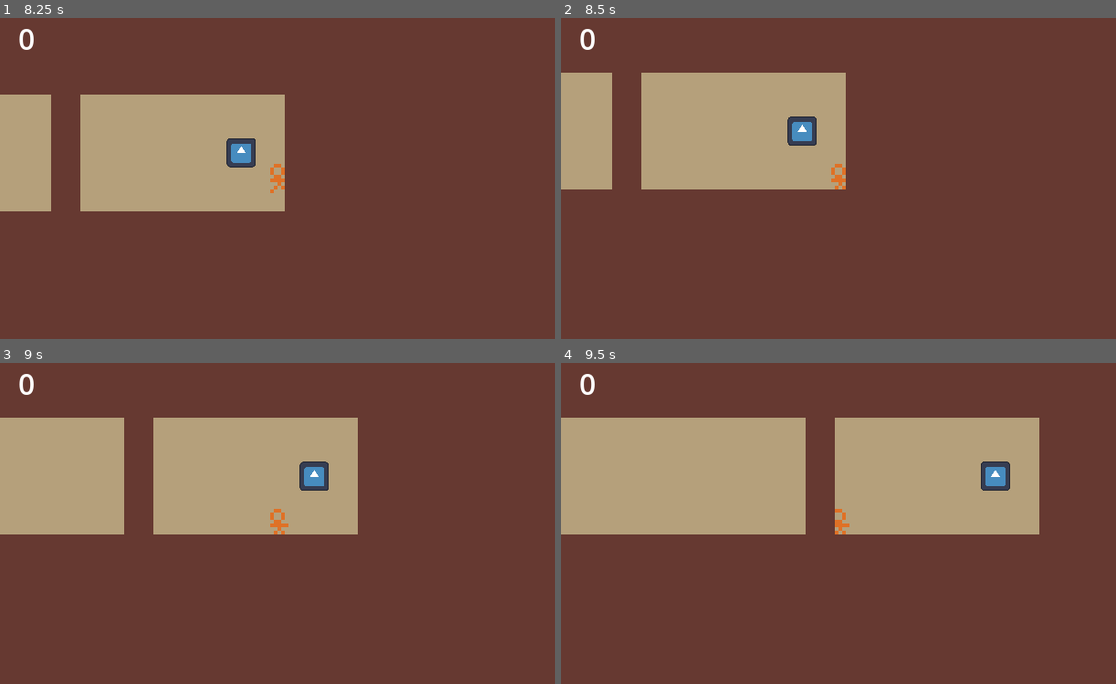
Above: before the commit, frames 1-4 (two rows, left to right).
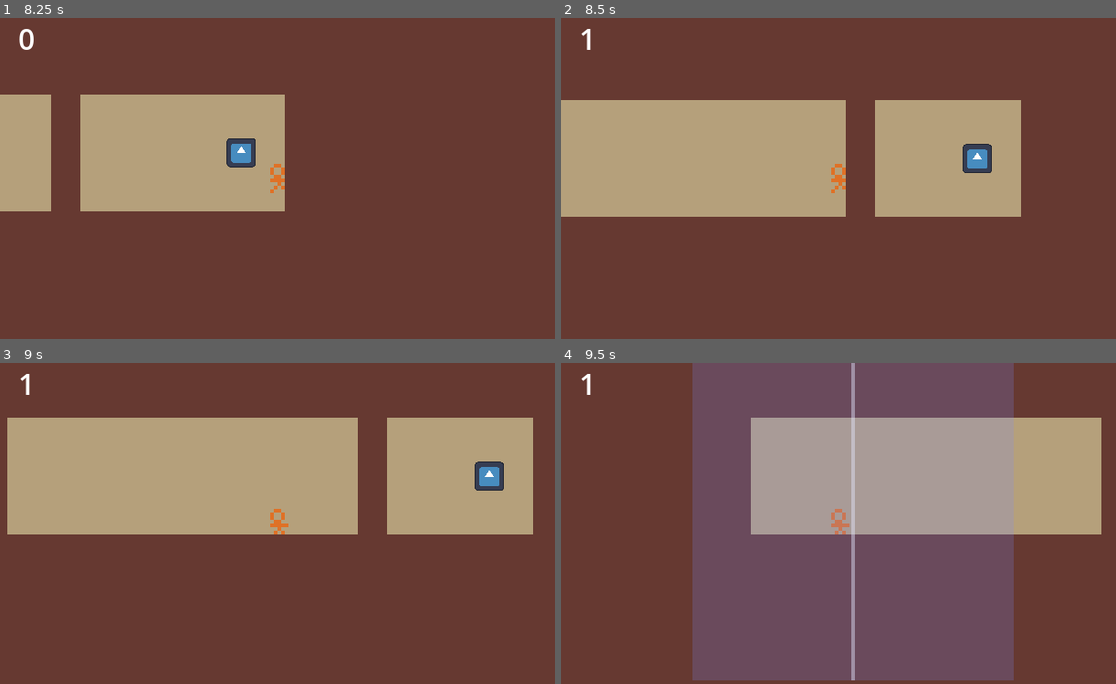
Above: after the commit, the same moments.

Repository: Medow3/Occulant
Game: Godot game, scene res://src/puzzle/puzzles/puzzle1.tscn
Same seed, same stepped clock (60 frames per second), same inputs: the game is played once before the commit and once after it. The engine's default icon, where the game draws it, is replaced by a stand-in: a white triangle on a blue panel in a dark square.
Inputs (mouse positions are in pixels of both pictures, inside the frame that each line leads up to):
- Up to frame 1 (8.25 s): tap Enter at 0.5 s; move the mouse to (399, 162) at 0.52 s; hold D (Right) 0.53-1.28 s; click (399, 162) at 0.6 s; tap E (Redo, bound only after the commit) at 0.8, 1.35, 3.05, 3.6, 5.3, 5.85, 7.55, 8.1 s; move the mouse to (166, 194) at 1.27 s; hold S (Down) 1.28-2.03 s; tap Q (Undo, bound only after the commit) at 1.55, 2.1, 3.8, 4.35, 6.05, 6.6 s; tap R (Reset) at 2, 3.5, 4.25, 5, 5.75 s; move the mouse to (333, 107) at 2.02 s; hold D (Right) 2.03-2.78 s; click (333, 107) at 2.3 s; move the mouse to (249, 242) at 2.77 s; hold W (Up) 2.78-3.53 s; click (249, 242) at 2.85 s; move the mouse to (444, 226) at 3.52 s; hold A (Left) 3.53-5.03 s; move the mouse to (111, 130) at 4.27 s; click (111, 130) at 4.55 s; move the mouse to (305, 178) at 5.02 s; hold S (Down) 5.03-5.78 s; click (305, 178) at 5.1 s; move the mouse to (194, 98) at 5.77 s; hold D (Right) 5.78-6.53 s; move the mouse to (399, 162) at 6.52 s; hold W (Up) 6.53-7.28 s; click (399, 162) at 6.8 s; move the mouse to (166, 194) at 7.27 s; hold D (Right) 7.28-8.03 s; click (166, 194) at 7.35 s; move the mouse to (333, 107) at 8.02 s; hold S (Down) from 8.03 s (still down)
- Up to frame 2 (8.5 s): keep holding S (Down); tap Q (Undo, bound only after the commit) at 8.3 s
- Up to frame 3 (9 s): move the mouse to (249, 587) at 8.77 s; release S (Down) at 8.78 s; hold A (Left) from 8.78 s (still down); tap Q (Undo, bound only after the commit) at 8.85 s
- Up to frame 4 (9.5 s): keep holding A (Left); click (810, 587) at 9.05 s

Frame 1 is identical in both runs. In frame 2, 20% of the frame differs, in the area x 0-83%, y 3-62%; in frame 3, 13%; in frame 4, 70%, in the area x 0-98%, y 0-99%.

Commit message:
Add simple undo and redo

Diff:
--- a/project.godot
+++ b/project.godot
@@ -66,7 +66,6 @@
 "events": [Object(InputEventMouseButton,"resource_local_to_scene":false,"resource_name":"","device":-1,"window_id":0,"a …(256 unchanged characters)…
 , Object(InputEventKey,"resource_local_to_scene":false,"resource_name":"","device":-1,"window_id":0,"alt_pressed":false,"shift_pressed":false,"ctrl_pressed":false,"meta_pressed":false,"pressed":false,"keycode":0,"physical_keycode":32,"key_label":0,"unicode":32,"echo":false,"script":null)
 , Object(InputEventJoypadButton,"resource_local_to_scene":false,"resource_name":"","device":-1,"button_index":0,"pressure":0.0,"pressed":true,"script":null)
-, Object(InputEventJoypadMotion,"resource_local_to_scene":false,"resource_name":"","device":-1,"axis":5,"axis_value":1.0,"script":null)
 ]
 }
 "Cancel Reflect"={
@@ -74,7 +73,6 @@
 "events": [Object(InputEventMouseButton,"resource_local_to_scene":false,"resource_name":"","device":-1,"window_id":0,"a …(256 unchanged characters)…
 , Object(InputEventKey,"resource_local_to_scene":false,"resource_name":"","device":-1,"window_id":0,"alt_pressed":false,"shift_pressed":false,"ctrl_pressed":false,"meta_pressed":false,"pressed":false,"keycode":0,"physical_keycode":4194305,"key_label":0,"unicode":0,"echo":false,"script":null)
 , Object(InputEventJoypadButton,"resource_local_to_scene":false,"resource_name":"","device":-1,"button_index":1,"pressure":0.0,"pressed":true,"script":null)
-, Object(InputEventJoypadMotion,"resource_local_to_scene":false,"resource_name":"","device":-1,"axis":4,"axis_value":1.0,"script":null)
 ]
 }
 Reset={
@@ -83,6 +81,20 @@
 , Object(InputEventJoypadButton,"resource_local_to_scene":false,"resource_name":"","device":-1,"button_index":6,"pressure":0.0,"pressed":false,"script":null)
 ]
 }
+Undo={
+"deadzone": 0.5,
+"events": [Object(InputEventJoypadButton,"resource_local_to_scene":false,"resource_name":"","device":-1,"button_index":2,"pressure":0.0,"pressed":false,"script":null)
+, Object(InputEventKey,"resource_local_to_scene":false,"resource_name":"","device":-1,"window_id":0,"alt_pressed":false,"shift_pressed":false,"ctrl_pressed":true,"meta_pressed":false,"pressed":false,"keycode":0,"physical_keycode":90,"key_label":0,"unicode":0,"echo":false,"script":null)
+, Object(InputEventKey,"resource_local_to_scene":false,"resource_name":"","device":-1,"window_id":0,"alt_pressed":false,"shift_pressed":false,"ctrl_pressed":false,"meta_pressed":false,"pressed":false,"keycode":0,"physical_keycode":81,"key_label":0,"unicode":113,"echo":false,"script":null)
+]
+}
+Redo={
+"deadzone": 0.5,
+"events": [Object(InputEventKey,"resource_local_to_scene":false,"resource_name":"","device":-1,"window_id":0,"alt_pressed":false,"shift_pressed":false,"ctrl_pressed":true,"meta_pressed":false,"pressed":false,"keycode":0,"physical_keycode":89,"key_label":0,"unicode":0,"echo":false,"script":null)
+, Object(InputEventJoypadButton,"resource_local_to_scene":false,"resource_name":"","device":-1,"button_index":3,"pressure":0.0,"pressed":false,"script":null)
+, Object(InputEventKey,"resource_local_to_scene":false,"resource_name":"","device":-1,"window_id":0,"alt_pressed":false,"shift_pressed":false,"ctrl_pressed":false,"meta_pressed":false,"pressed":false,"keycode":0,"physical_keycode":69,"key_label":0,"unicode":101,"echo":false,"script":null)
+]
+}
 
 [rendering]
 
--- a/src/player/player.gd
+++ b/src/player/player.gd
@@ -1,4 +1,6 @@
 class_name Player extends CharacterBody2D
+
+signal about_to_reflect
 
 @export var tilemap: TileMap
 @export var reflection_tile_distance: int = 5
@@ -28,8 +30,8 @@
 				previewing = true
 			else:
 				previewing = false
+				reflect()
 				GameManager.use_mirror()
-				reflect()
 	elif Input.is_action_just_pressed("Cancel Reflect"):
 		if GameManager.get_number_of_mirrors_in_inventory() > 0:
 			if previewing:
@@ -57,6 +59,7 @@
 
 
 func reflect() -> void:
+	emit_signal("about_to_reflect")
 	var facing_axis: Vector2 = facing_direction
 	facing_axis.x = round(facing_axis.x)
 	facing_axis.y = round(facing_axis.y)
--- a/src/puzzle/puzzle.gd
+++ b/src/puzzle/puzzle.gd
@@ -2,6 +2,44 @@
 
 @export var start_with_reflection_uses: int = 1
 
+@onready var player: Player = $Player
+@onready var tilemap: TileMap = $TileMap
+
+var _history: Array[Dictionary] = []
+var current_place_in_history: int = 0
 
 func _ready():
 	GameManager.set_number_of_mirrors_in_inventory(start_with_reflection_uses)
+	player.about_to_reflect.connect(_save_state)
+
+
+func _save_state() -> void:
+	if len(_history) > 0 and current_place_in_history < len(_history) - 1:
+		while len(_history) > current_place_in_history:
+			_history.pop_back()
+	var new_state: Dictionary = {}
+	new_state["tiles"] = tilemap.get_pattern(0, tilemap.get_used_cells(0))
+	new_state["top_left_tile_coord"] = tilemap.get_used_rect().position
+	new_state["player_global_position"] = player.global_position
+	new_state["mirrors_held"] = GameManager.get_number_of_mirrors_in_inventory()
+	_history.append(new_state)
+	current_place_in_history = len(_history)
+
+
+func _load_state(state: Dictionary) -> void:
+	tilemap.clear()
+	tilemap.set_pattern(0, state["top_left_tile_coord"], state["tiles"])
+	player.global_position = state["player_global_position"]
+	GameManager.set_number_of_mirrors_in_inventory(state["mirrors_held"])
+	player.previewing = false
+
+
+func _physics_process(delta):
+	if Input.is_action_just_pressed("Undo"):
+		if len(_history) > 0 and current_place_in_history > 0:
+			current_place_in_history -= 1
+			_load_state(_history[current_place_in_history])
+	elif Input.is_action_just_pressed("Redo"):
+		if len(_history) > 0 and current_place_in_history < len(_history):
+			_load_state(_history[current_place_in_history])
+			current_place_in_history += 1
--- a/src/puzzle/puzzles/puzzle2.tscn
+++ b/src/puzzle/puzzles/puzzle2.tscn
@@ -56,5 +56,5 @@
 polygon = PackedVector2Array(-569, -518, 857, -522, 855, 783, -561, 758)
 
 [node name="GoToNextPuzzle" parent="." instance=ExtResource("4_3hat5")]
-position = Vector2(26, 78)
+position = Vector2(24, 88)
 next_puzzle_path = "res://src/puzzle/puzzles/puzzle3.tscn"
Not shown, added: assets/sfx/footstep_test.ogg.import
Not shown, added: assets/sfx/footstep_test2.ogg.import
